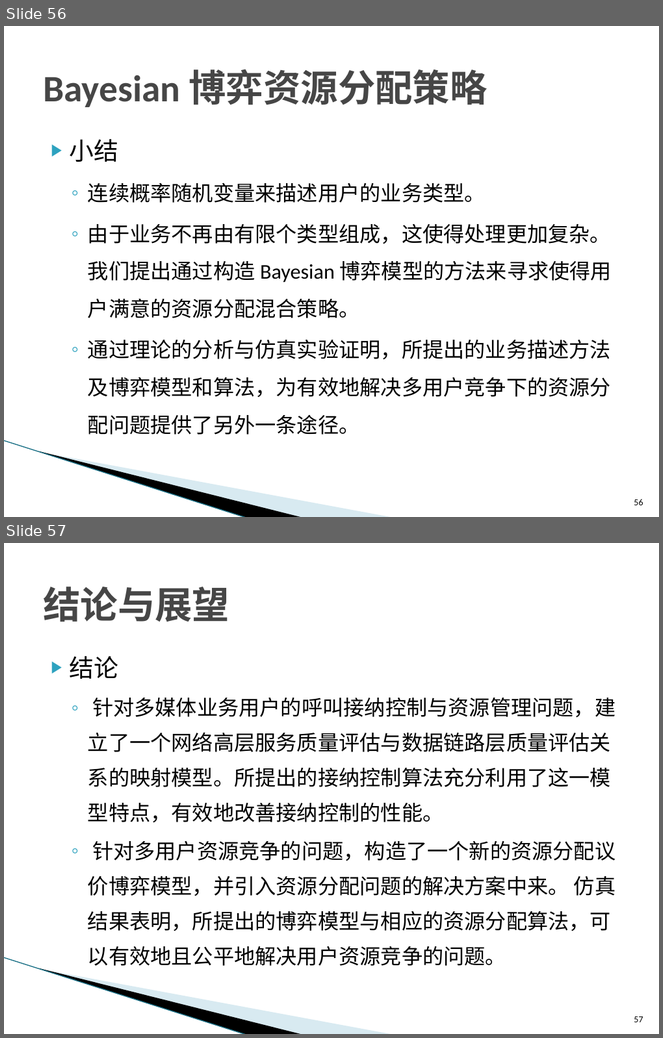
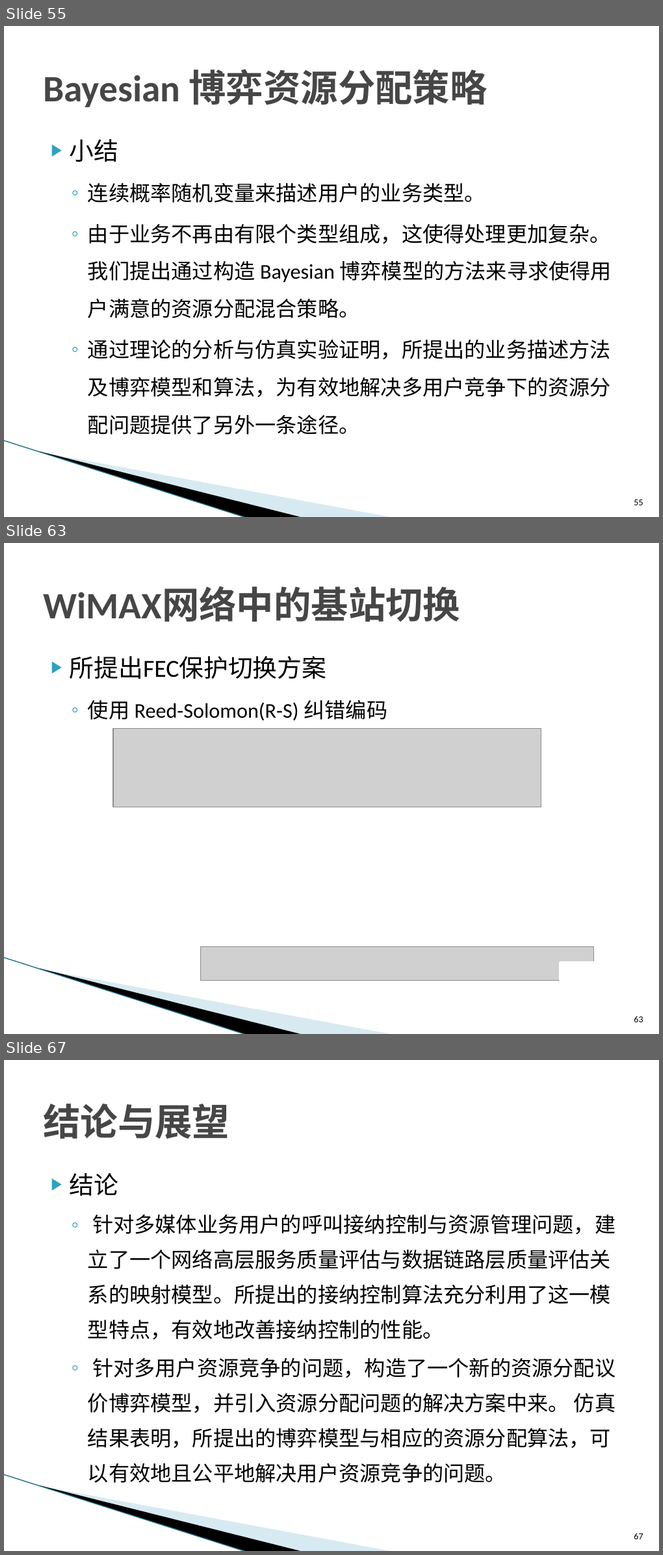
Before and after one commit to ZhiweiYAN/yzw_thesis, a slide deck: defense_phd.pptx. Shown one above the other, each under a label of ours: slides 56 and 57 before the commit, slides 55, 63 and 67 after it; the slides between them are not shown. The pictures are 663x1038 and 663x1555 pixels, drawn with LibreOffice and Linux fonts; fonts in the diff are those of the drawing; grey boxes stand for pictures; background and template pictures are left out. Boxes give left, top, right and bottom in pixels: in the first picture for what was removed or moved away, otherwise in the second. Text is boxed around its words. In the diff, an @@ line names an element or a change of style, - is before the commit and + after.

```diff
--- a/defense_phd.pptx
+++ b/defense_phd.pptx
@@ slide 63 added at [4, 543, 659, 1034], background #FFFFFF; not listed: 3 template elements that a slide beside it also shows @@
@@ title added at [43, 588, 460, 622], 41 pt, text #464646, bold @@
+WiMAX网络中的基站切换
@@ text added at [70, 656, 388, 721], 23 pt, text #000000 @@
+▶ 所提出FEC保护切换方案
+  ◦ 使用 Reed-Solomon(R-S) 纠错编码
@@ picture added at [113, 728, 542, 807] @@
@@ picture added at [200, 947, 594, 981] @@
@@ rectangle added at [561, 964, 599, 980], fill #FFFFFF, outline #FFFFFF 4.33 pt @@
@@ page number added at [634, 1016, 643, 1023], 10 pt, text #000000 @@
+63
@@ what was slide 56 is now slide 55 @@
@@ page number at [634, 500, 643, 506]: text changed @@
-56
+55
@@ what was slide 57 is now slide 67 @@
@@ page number at [634, 1533, 643, 1540]: text changed @@
-57
+67
```
Also in this commit, not shown: 5 slides changed, 10 other slides added, 2 other files.
